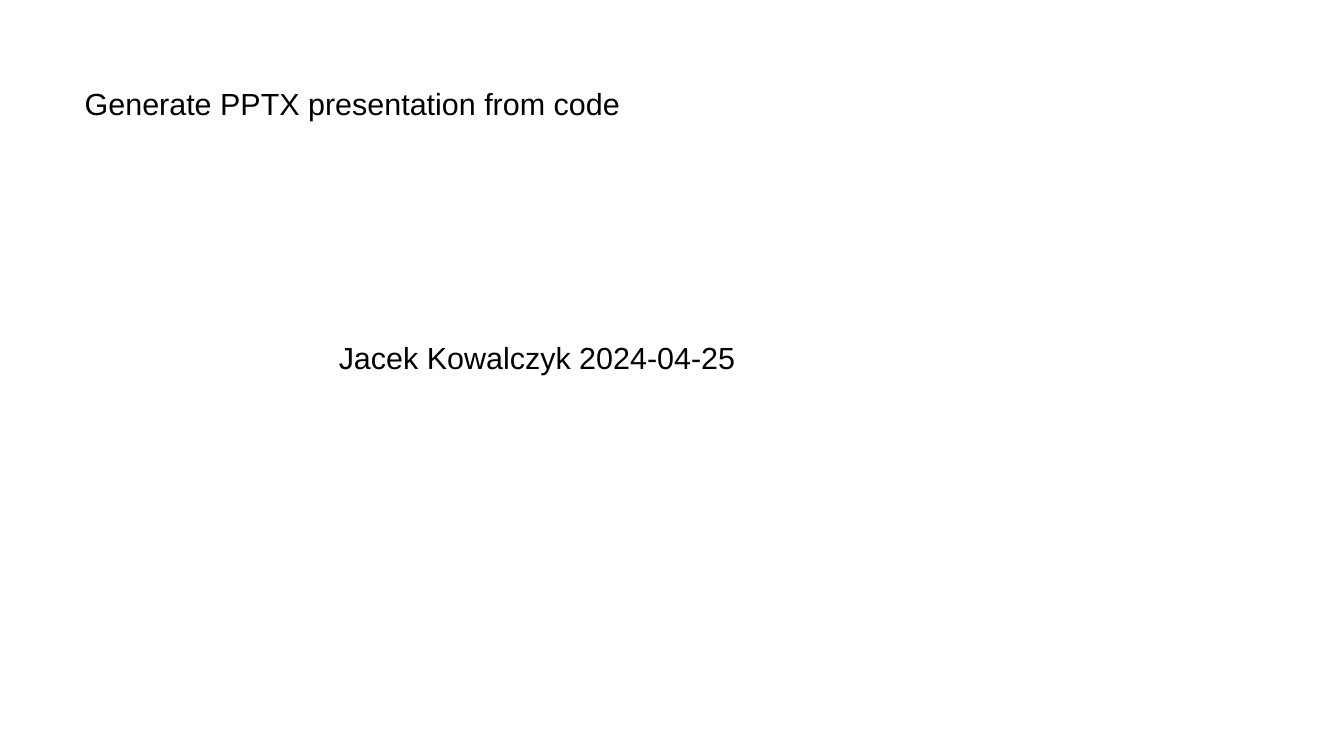
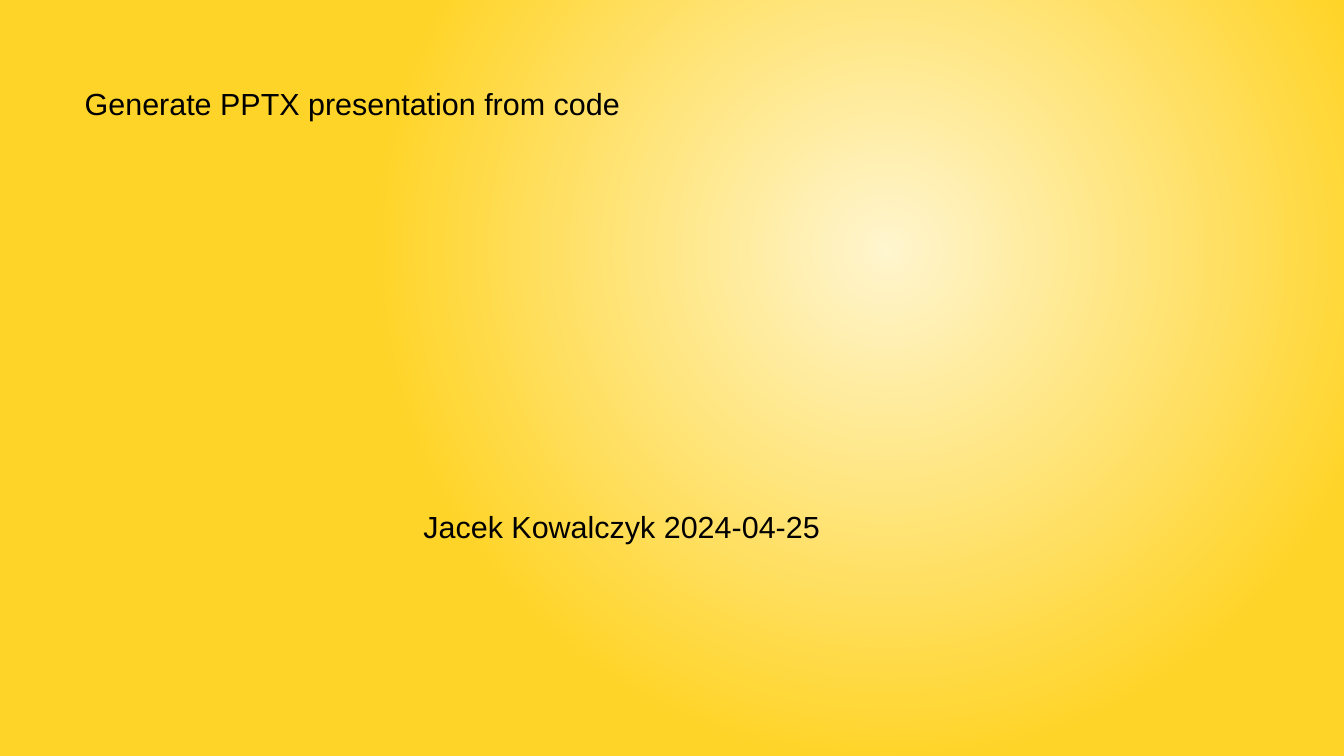
Before and after one commit to jacekkowalczyk82/code-2-present, a slide deck: slide 1 of HowTo-presentation.pptx. Drawn at 1344x756 pixels with LibreOffice and Linux fonts; fonts in the diff are those of the drawing; background and template pictures are left out. Boxes give left, top, right and bottom in pixels: in the first picture for what was removed or moved away, otherwise in the second. Text is boxed around its words. In the diff, an @@ line names an element or a change of style, - is before the commit and + after.

```diff
--- a/HowTo-presentation.pptx
+++ b/HowTo-presentation.pptx
@@ background picture (left out) to gradient #FFF5CE to #FFD428 @@
@@ subtitle "Jacek Kowalczyk 2024-04-25": place and size @@
-subtitle "Jacek Kowalczyk 2024-04-25" at [339, 347, 735, 375]
+subtitle "Jacek Kowalczyk 2024-04-25" at [423, 516, 820, 544]
```
Also in this commit, not shown: 7 other slides changed, 3 slides added, 2 slides removed, 15 other files.
